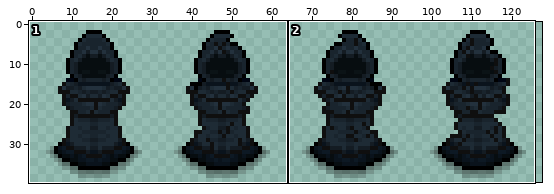
File history of a sprite sheet, src/main/resources/mobs/magestatue.png. The first picture is a wide view before the edit; the outline marks the close-up.
Close-up. Old version:
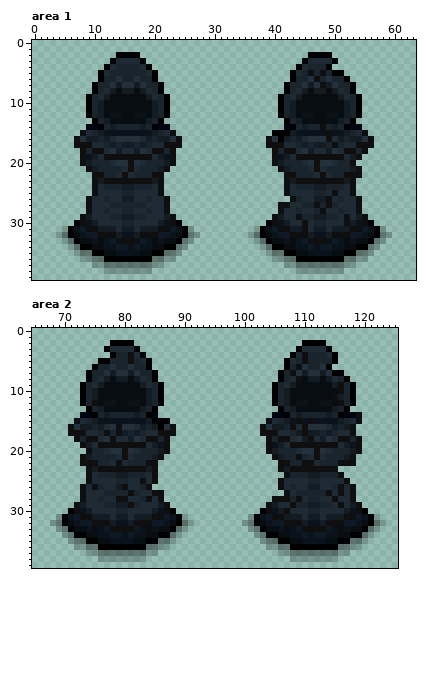
The file is 256x80 pixels, drawn in blocks of 2x2; one block is one cell here. Colours within 5 levels of each other are drawn and written as one. Shown: area 1: x 0..63, y 0..39; area 2: x 65..125, y 0..39.
After:
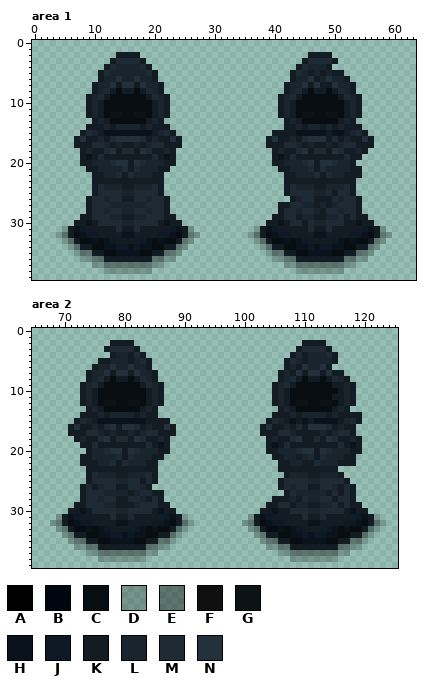
Palette (. is transparent): A #000000  B #000512  C #070d10  D #0f0f0f3c  E #0f0f0f6a  F #0f0f0f  G #0b1316  H #0a131c  J #0d1924  K #141c23  L #19242d  M #1e2b35  N #23313d
Difference:
Changed rows in their new state; - is an unchanged pixel.
Area 1:
first column x 6:
 2 --------KKKK----------------------------KKKK--------
 3 -------K----K--------------------------K----K-------
 4 ------K------K------------------------K----K--------
 5 -----K--------K----------------------K--K-K-KK------
 6 -----K--------K----------------------K---K----K-----
 7 ----K----------K--------------------K-----K----K----
 8 ----K----------K--------------------K----------K----
 9 ---K------------K------------------K------------K---
10 ---K------------K------------------K------------K---
11 ---K------------K------------------K------------K---
12 ---K------------K------------------K------------K---
13 ----K----------K--------------------K----------K----
14 ---KKK--------KKK-------------------KK----K---KKK---
15 --K--------------K----------------KKK------K-----K--
16 -K----------------K--------------K-K-------K------K-
17 -KKK------------KKK--------------KKK--------K---KKK-
18 --K-KK--------KK-K----------------K-KK--------KK-K--
19 --K---KKKKKKKK---K----------------K---KKKKKKKK--K---
20 --K-------K------K----------------K------K-----K----
21 ---K------K-----K------------------K-----K------K---
22 ----KK---K----KK--------------------KK----K---KKK---
23 ----K-KKKKKKKK-K--------------------K-KKKKKKKK-K----
24 ----K----------K--------------------K----------K----
25 ----K----------K--------------------K-------K--K----
26 ---K------------K--------------------K-----K----K---
27 ---K------------K------------------KK----K-K----K---
28 ---K------------K------------------K------K-----K---
29 --K--------------K----------------K---K-------K--K--
30 -KK--------------KK--------------KK----K------K--KK-
31 K--KK----------KK--K------------K--KK--K-------KK--K
32 K----KKK----KKK----K------------K----KKK----KKK----K
33 -K------KKKK------K--------------K------KKKK------K-
34 --KK------------KK----------------KK------------KK--
35 ----KK--------KK--------------------KK--------KK----
36 ------KKKKKKKK------------------------KKKKKKKK------
Area 2:
first column x 70:
 2 --------KKKK----------------------------KKKK--------
 3 -------K----K--------------------------K----K-------
 4 --------K--K-K------------------------K-K----K------
 5 ------KK---K--K----------------------K--K----K------
 6 -----K--------K----------------------K-K----K-------
 7 ----K----------K--------------------K-K------KK-----
 8 ----K----------K--------------------K--K-------K----
 9 ---K------------K------------------K----------K-K---
10 ---K------------K------------------K----------K-K---
11 ---K------------K------------------K---------K--K---
12 ---K-K----------K------------------K----------K-K---
13 ----K----------K--------------------K----------K----
14 ---KKK--------KK-------------------KKK--------KKKK--
15 --K------------KKK----------------K----K-K-------K--
16 -K-------K------K-K--------------K----K-K-------K---
17 -KKK---K-K------KKK--------------KKK----K-------K---
18 --K-KK--K-----KK-K----------------K-KK---K----KK-K--
19 ---K--KKKKKKKK---K----------------K---KKKKKKKK---K--
20 ----K-----K------K----------------K-------K------K--
21 ---K------K-----K------------------K---K--K-----K---
22 ---KKK---K----KK--------------------KK--KK----KKK---
23 ----K-KKKKKKKK-K--------------------K-KKKKKKKK------
24 ----K----------K---------------------K--------K-----
25 ----K--------K-K--------------------K----------K----
26 ---K-K----K---K---------------------K---------K-K---
27 ---K-------K---KK--------------------K------K-K-K---
28 ---K-----KK---K-K------------------KKK-K-----K--K---
29 --K--------K-----K----------------K---K-------K--K--
30 -KK--------------KK--------------KK--K-----------KK-
31 K--KK----------KK--K------------K--KK----------KK--K
32 K----KKK----KKK----K------------K----KKK----KKK----K
33 -K------KKKK------K--------------K------KKKK------K-
34 --KK------------KK----------------KK------------KK--
35 ----KK--------KK--------------------KK--------KK----
36 ------KKKKKKKK------------------------KKKKKKKK------
Changed places in both close-ups, as pixel boxes (x1, y1, x2, y2):
changed: (68, 52, 188, 262)
changed: (260, 52, 380, 262)
changed: (62, 340, 182, 550)
changed: (254, 340, 374, 550)
